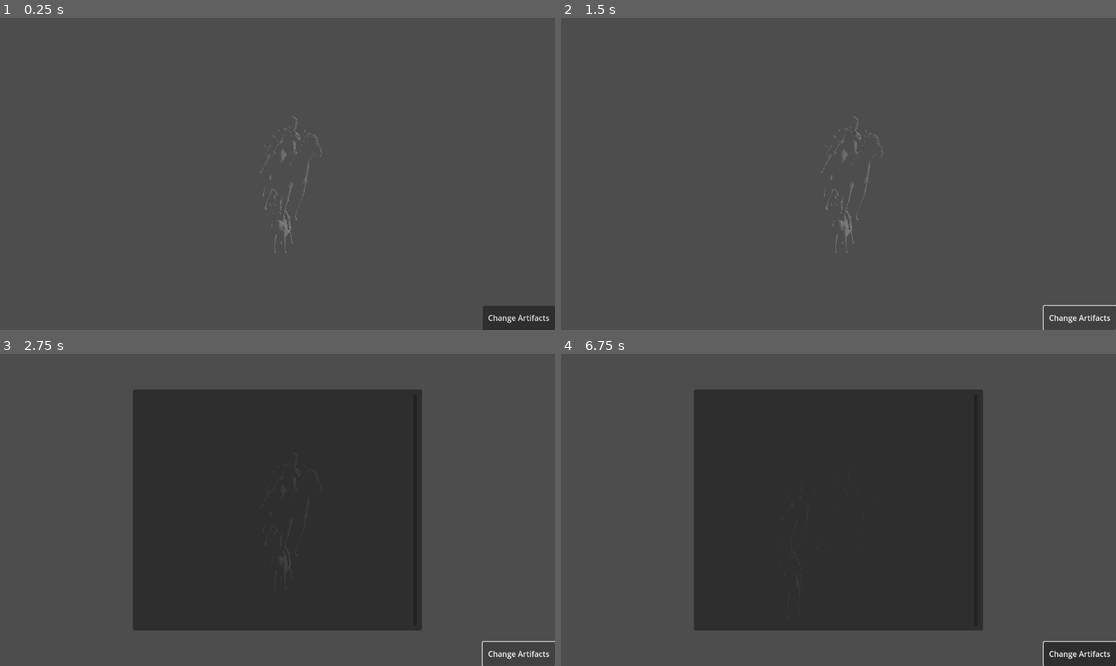
Above: before the commit, frames 1-4 (two rows, left to right).
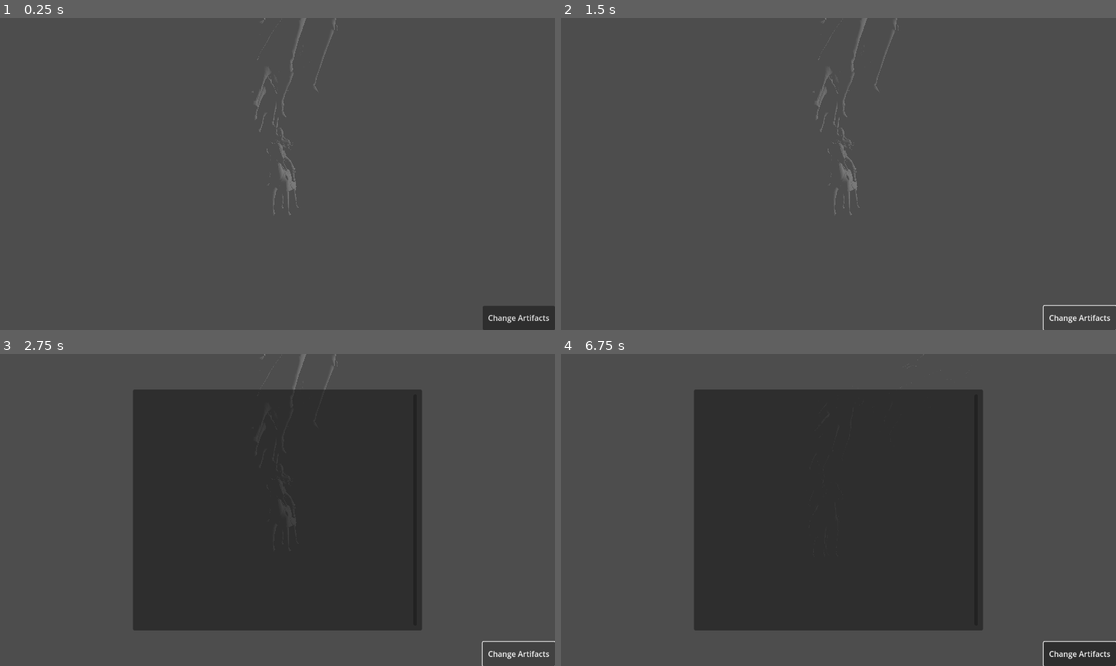
Above: after the commit, the same moments.

Repository: UWStout/Kintsugi3DViewer
Game: Godot game, scene res://test_scene.tscn
Two runs of this game, one before a commit and one after it. Both use one fixed random seed, a clock stepped at 60 frames per second and the inputs below. The engine's default icon, where the game draws it, is replaced by a stand-in: a white triangle on a blue panel in a dark square.
Inputs (mouse positions are in pixels of both pictures, inside the frame that each line leads up to):
- Up to frame 1 (0.25 s): no input
- Up to frame 2 (1.5 s): click "Change Artifacts" at 0.5 s; click "Change Artifacts" at 1.25 s
- Up to frame 3 (2.75 s): click "Change Artifacts" at 2 s
- Up to frame 4 (6.75 s): tap Enter at 2.75, 4.25, 5.75 s; move the mouse to (960, 494) at 2.77 s; click (960, 494) at 2.92 s; tap Space at 3.5, 5, 6.5 s; drag from (727, 525) to (810, 572) at 3.52 s; move the mouse to (894, 441) at 4.27 s; click (894, 441) at 4.42 s; drag from (810, 572) to (672, 463) at 5.02 s; move the mouse to (1005, 556) at 5.77 s; click (1005, 556) at 5.92 s; drag from (672, 463) to (755, 432) at 6.52 s

The runs differ from the first frame. In frame 1, 0.5% of the frame differs, in the area x 45-61%, y 0-76%; in frame 2, 0.5%; in frame 3, less than 0.1%; in frame 4, less than 0.1%.
Error before the commit: Trying to assign value of type 'Nil' to a variable of type 'Array'. (res://scripts/ui/artifact_list.gd:48)
Error after the commit: Invalid call. Nonexistent function 'has' in base 'Nil'. (res://scripts/data/artifact_catalog.gd:20)

Commit message:
Prototype of an artifact handler singleton

Diff:
--- a/prefabs/Camera.tscn
+++ b/prefabs/Camera.tscn
@@ -5,7 +5,6 @@
 [ext_resource type="Script" path="res://scripts/camera/touch_input_provider.gd" id="3_32agc"]
 
 [node name="Camera" type="Node3D" node_paths=PackedStringArray("camera", "rotationPoint")]
-transform = Transform3D(1, 0, 0, 0, 1, 0, 0, 0, 1, 0, 3.94898, 4.80997)
 script = ExtResource("1_lr3ga")
 camera = NodePath("rotation-point/Camera3D")
 rotationPoint = NodePath("rotation-point")
--- a/project.godot
+++ b/project.godot
@@ -18,6 +18,7 @@
 [autoload]
 
 AnnotationsManager="*res://scripts/annotations_manager.gd"
+ArtifactCatalog="*res://scripts/data/artifact_catalog.gd"
 
 [editor_plugins]
 
--- /dev/null
+++ b/scripts/data/artifact_catalog.gd
@@ -0,0 +1,44 @@
+extends Node
+
+signal artifacts_loaded(artifacts: Array[ArtifactData])
+
+var data_source_url: String = "https://pastebin.com/raw/FMi7rxHd" #TODO: Make configurable
+
+var raw_data: Variant
+var artifacts: Array[ArtifactData]
+
+func _ready():
+	_load_artifacts_from_remote_url(data_source_url)
+	await self.artifacts_loaded
+	print("Finished initial remote artifacts load!")
+	print("Loaded artifacts: %s" % [artifacts])
+
+func load_artifacts():
+	_load_artifacts_from_remote_url(data_source_url)
+
+func _parse_artifacts():
+	if raw_data.has("artifacts"):
+		artifacts.clear()
+		for artifact_raw in raw_data.get("artifacts"):
+			var artifact = ArtifactData.from_dict(artifact_raw)
+			artifacts.append(artifact)
+	else:
+		push_error("Failed to parse artifact listing!")
+
+func _load_artifacts_from_remote_url(url: String):
+	var req = HTTPRequest.new()
+	add_child(req)
+
+	req.request_completed.connect(
+		func(result, response_code, headers, body):
+			if response_code != 200:
+				push_error("The server returned a %s error attempting to fetch remote artifact listing." % response_code)
+			raw_data = JSON.parse_string(body.get_string_from_utf8())
+			_parse_artifacts()
+			artifacts_loaded.emit(artifacts)
+			req.queue_free()
+	)
+
+	var error = req.request(url)
+	if error != OK:
+		push_error("An error occurred attempting to fetch remote artifact listing.")
--- /dev/null
+++ b/scripts/data/artifact_data.gd
@@ -0,0 +1,15 @@
+extends RefCounted
+class_name ArtifactData
+
+var name: String
+var iconUrl: String
+#TODO: Fields for GLTF loading
+
+static func from_dict(data: Dictionary) -> ArtifactData:
+	var out_data = ArtifactData.new()
+	out_data.name = data.get("name")
+	out_data.iconUrl = data.get("iconUrl")
+	return out_data
+
+func _to_string() -> String:
+	return name
